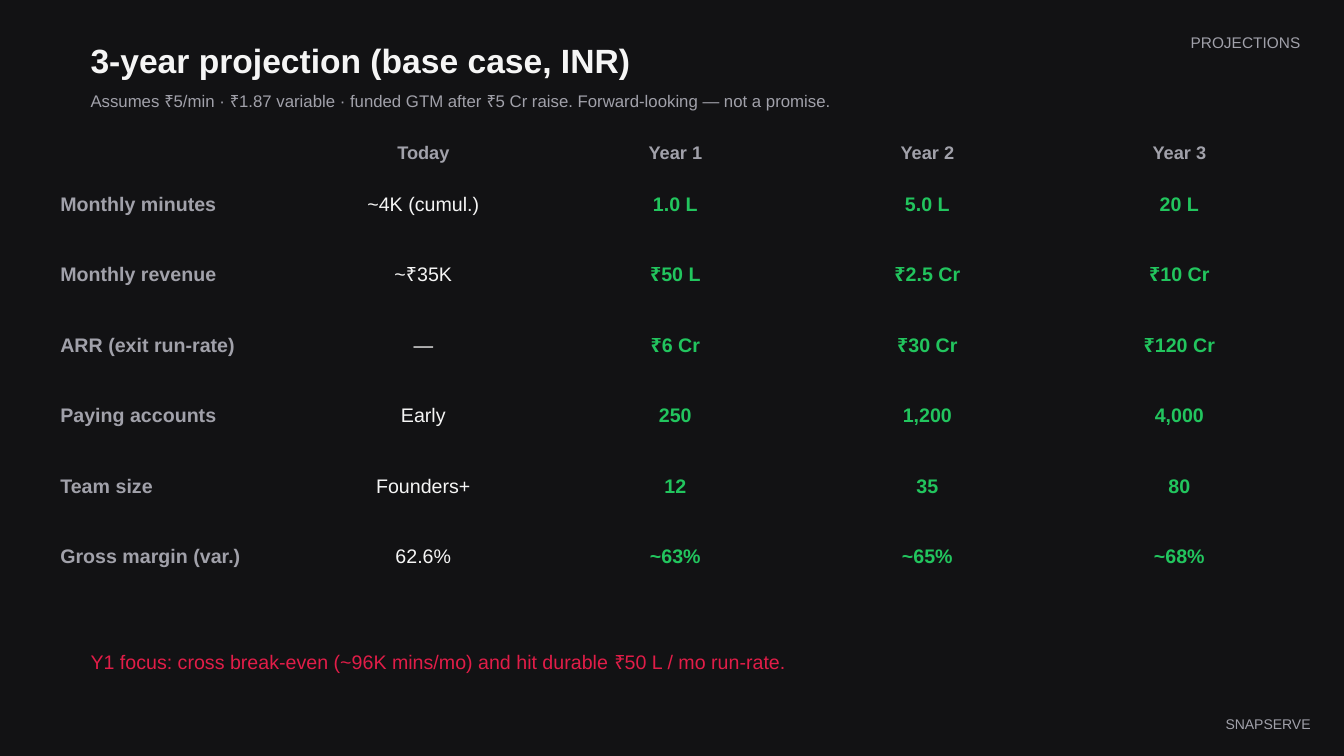
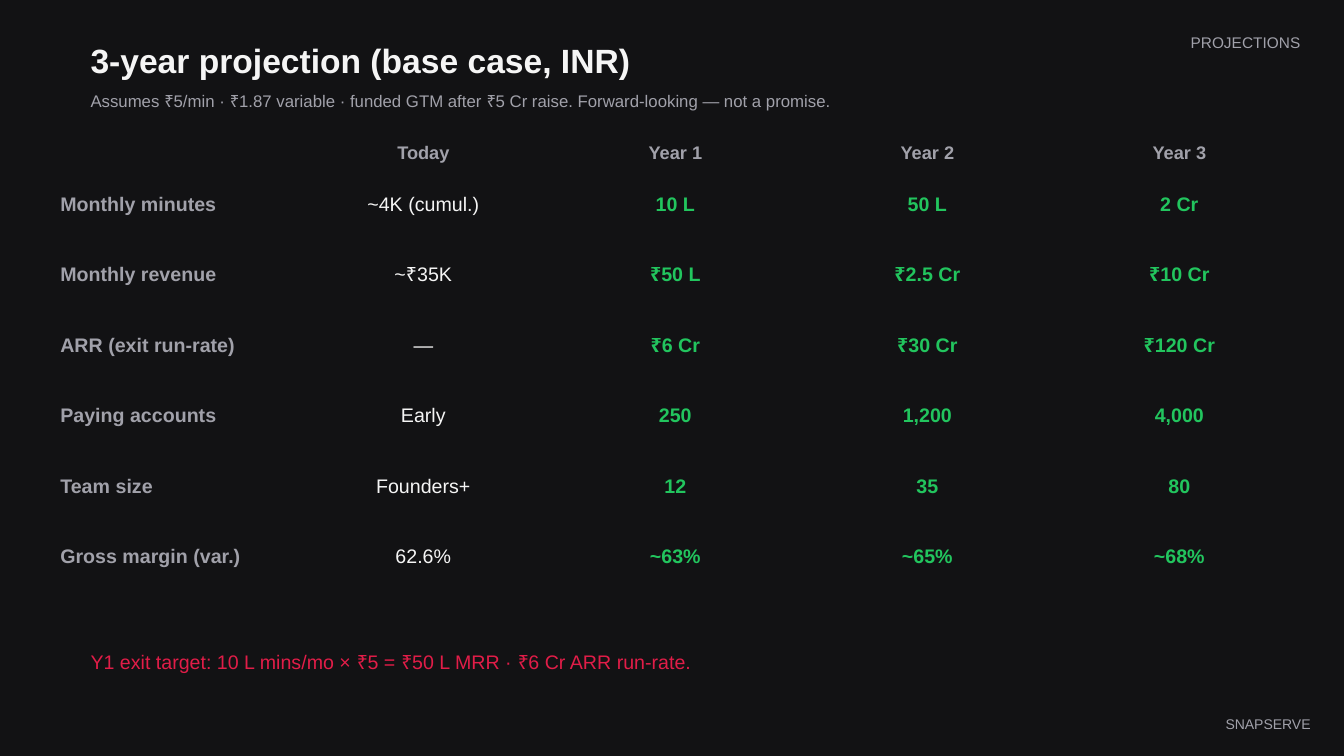
Before and after one commit to srundme/voiceorch, a slide deck: slide 15 of docs/pitch-deck/SnapServe-Seed-Pitch-5Cr.pptx. Drawn at 1344x756 pixels with LibreOffice and Linux fonts; fonts in the diff are those of the drawing. Boxes give left, top, right and bottom in pixels: in the first picture for what was removed or moved away, otherwise in the second. Text is boxed around its words. In the diff, an @@ line names an element or a change of style, - is before the commit and + after.

```diff
--- a/docs/pitch-deck/SnapServe-Seed-Pitch-5Cr.pptx
+++ b/docs/pitch-deck/SnapServe-Seed-Pitch-5Cr.pptx
@@ text at <box>656,197,695,211</box>: text changed @@
-1.0 L
+10 L
@@ text at <box>908,197,947,211</box>: text changed @@
-5.0 L
+50 L
@@ text at <box>1160,197,1199,211</box>: text changed @@
-20 L
+2 Cr
@@ text at <box>91,654,691,673</box>: text changed @@
-Y1 focus: cross break-even (~96K mins/mo) and hit durable ₹50 L / mo run-rate.
+Y1 exit target: 10 L mins/mo × ₹5 = ₹50 L MRR · ₹6 Cr ARR run-rate.
```
Also in this commit, not shown: 1 other slide changed, 2 slides added, 6 other files.
